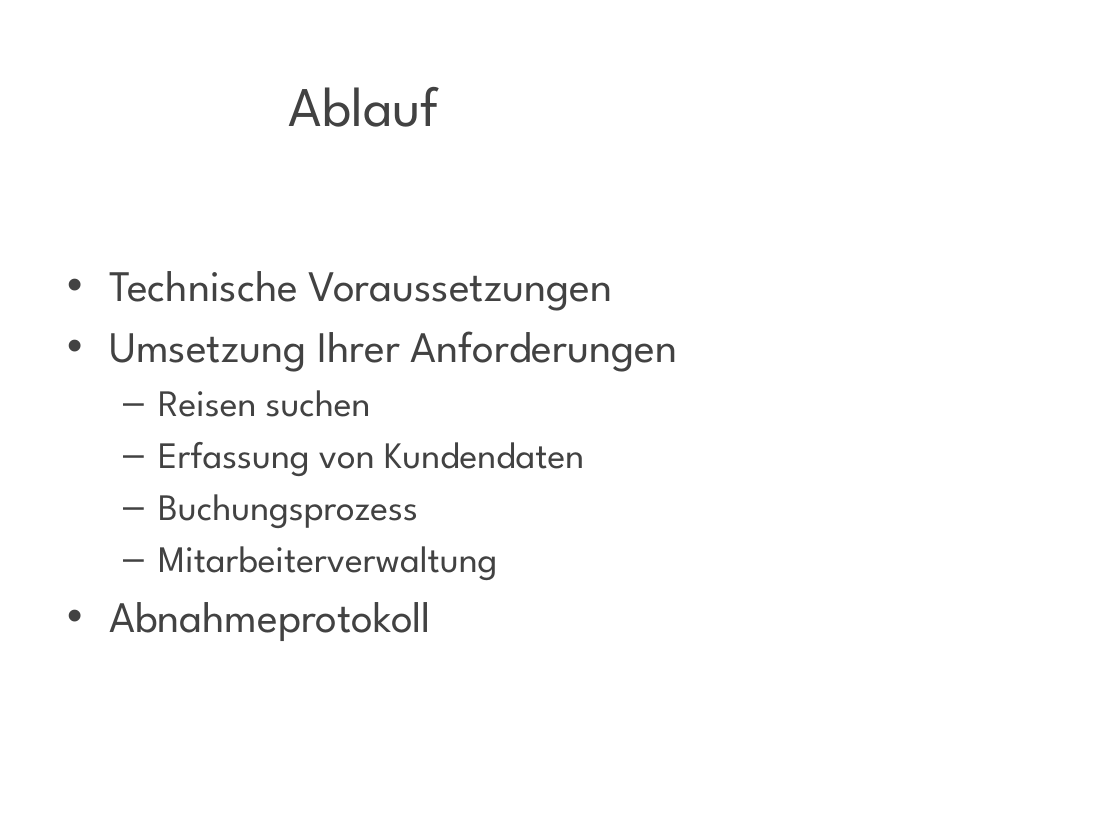
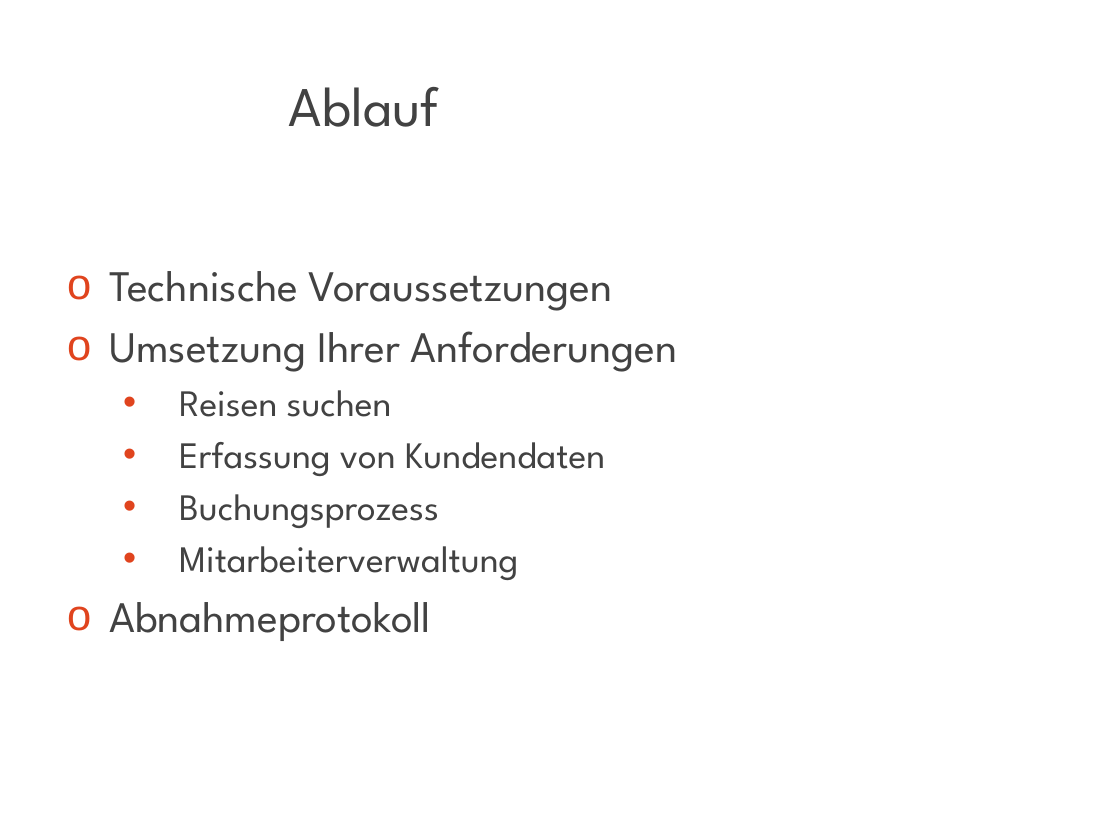
Before and after one commit to pundt/ITIN20AKT, a slide deck: slide 2 of Dokumentation/EndPräsentation.pptx. Drawn at 1120x840 pixels with LibreOffice and Linux fonts; fonts in the diff are those of the drawing; background and template pictures are left out. Boxes give left, top, right and bottom in pixels: in the first picture for what was removed or moved away, otherwise in the second. Text is boxed around its words. In the diff, an @@ line names an element or a change of style, - is before the commit and + after.

```diff
--- a/Dokumentation/EndPräsentation.pptx
+++ b/Dokumentation/EndPräsentation.pptx
@@ text "Technische Voraussetzungen" at [109, 271, 677, 641]: bullet • to o; bullet – to • @@
```
Also in this commit, not shown: 6 other slides changed, 1 other file.
